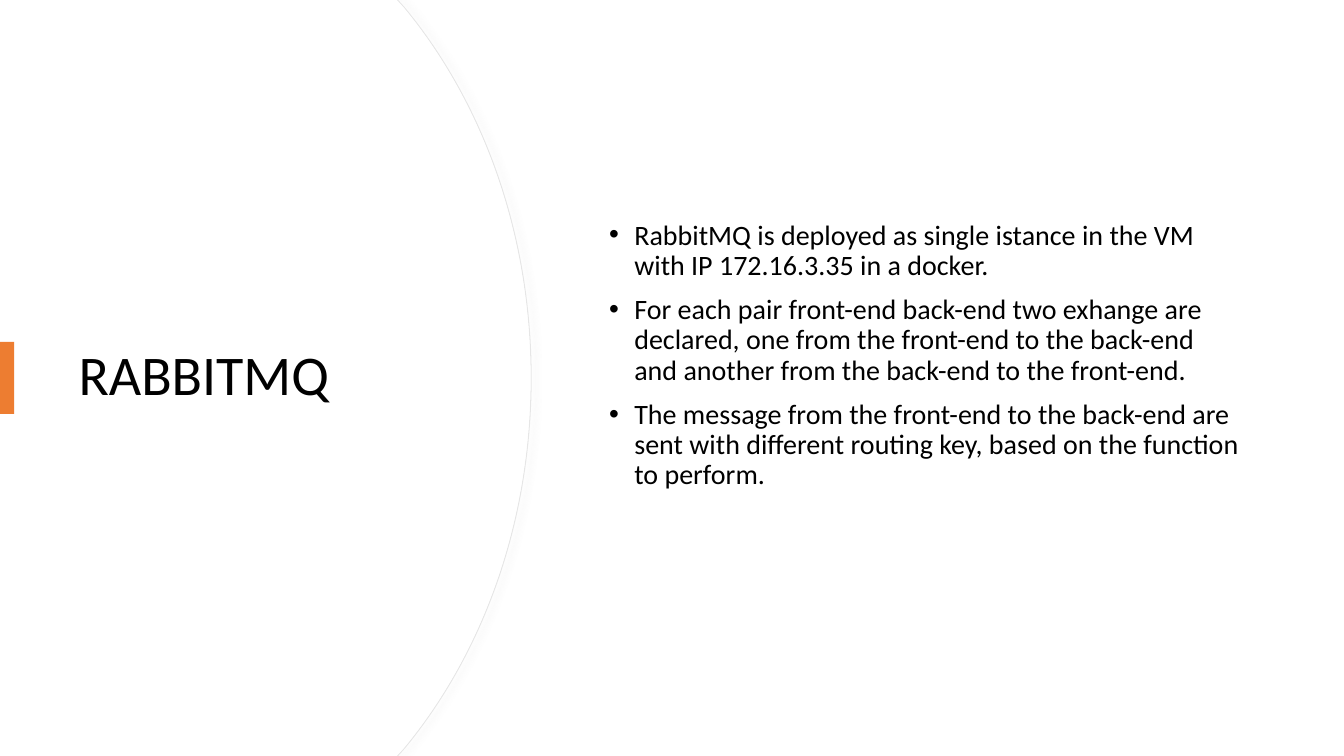
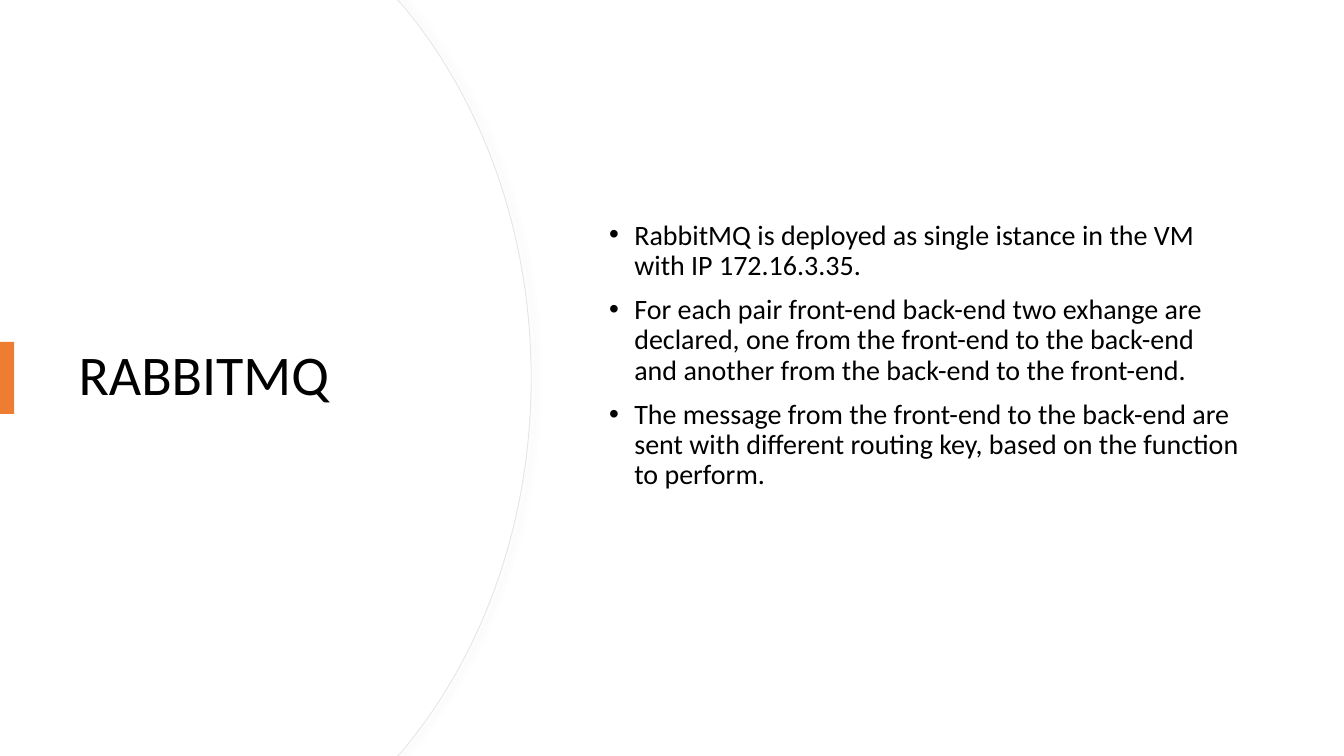
Before and after one commit to unipi-fr/CloudProgramming, a slide deck: slide 5 of Presentazione/CCPresentation.pptx (slide 4 before the commit). Drawn at 1344x756 pixels with LibreOffice and Linux fonts; fonts in the diff are those of the drawing. Boxes give left, top, right and bottom in pixels: in the first picture for what was removed or moved away, otherwise in the second. Text is boxed around its words. In the diff, an @@ line names an element or a change of style, - is before the commit and + after.

```diff
--- a/Presentazione/CCPresentation.pptx
+++ b/Presentazione/CCPresentation.pptx
@@ text at [634,225,1194,276]: text changed @@
-• RabbitMQ is deployed as single istance in the VM with IP 172.16.3.35 in a docker.
+• RabbitMQ is deployed as single istance in the VM with IP 172.16.3.35.
```
Also in this commit, not shown: 4 other slides changed, 1 slide added, 2 other files.
